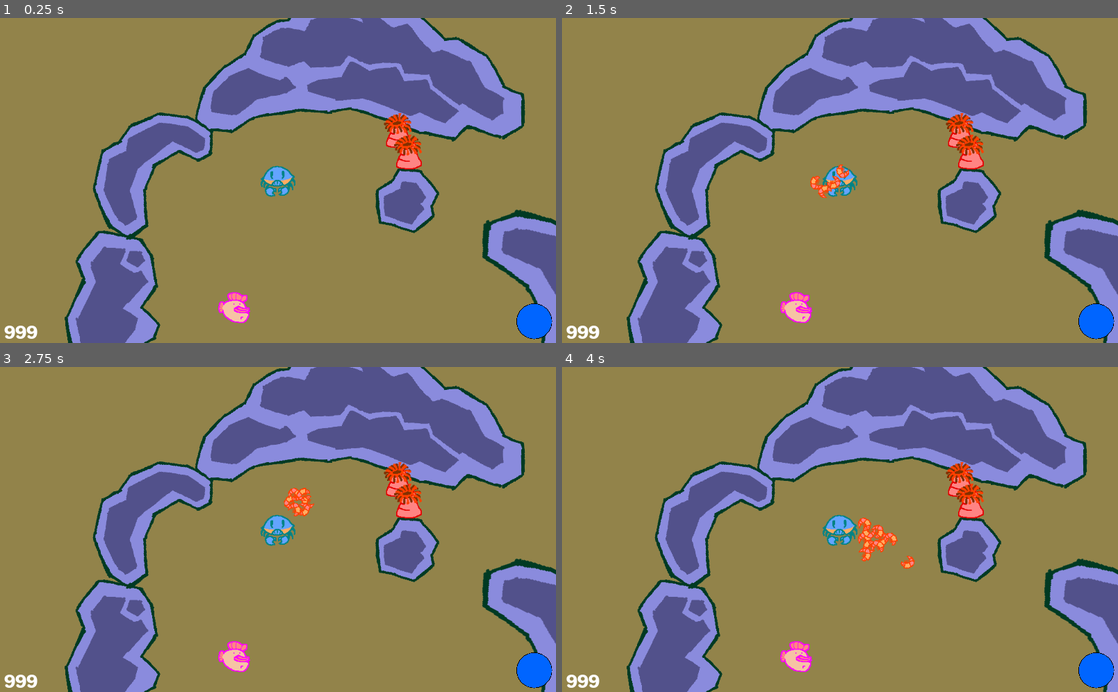
Above: before the commit, frames 1-4 (two rows, left to right).
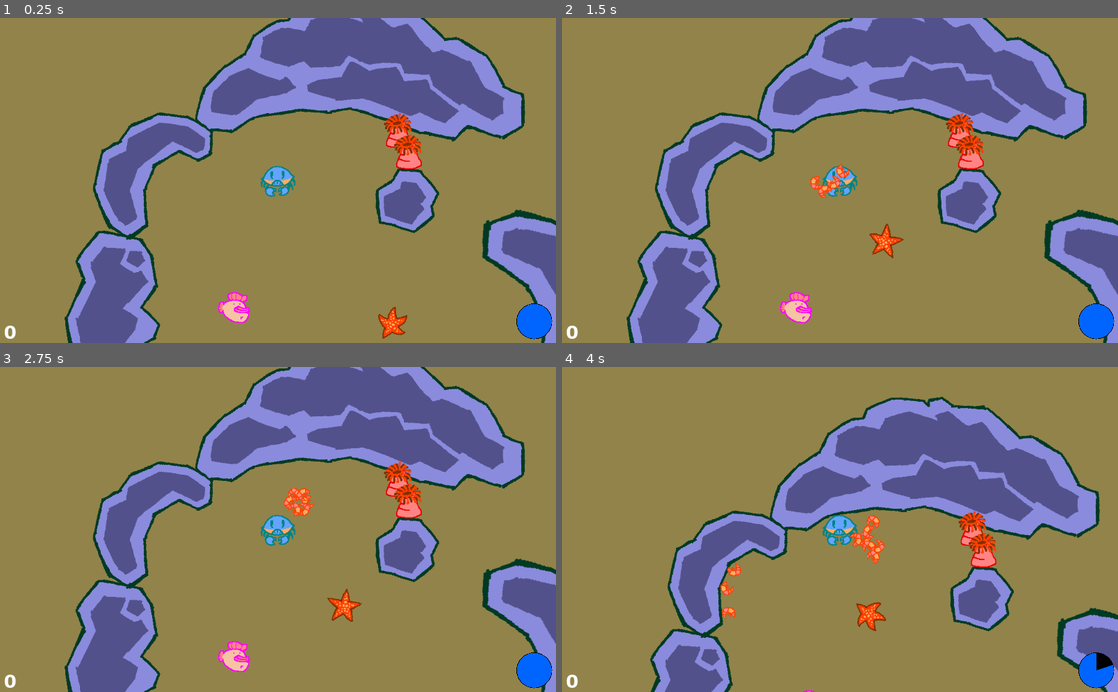
Above: after the commit, the same moments.

Repository: LightBoat9/GGJ2019
Game: Godot game, scene res://Levels/LevelTest.tscn
Same seed, same stepped clock (60 frames per second), same inputs: the game is played once before the commit and once after it.
Inputs (mouse positions are in pixels of both pictures, inside the frame that each line leads up to):
- Up to frame 1 (0.25 s): no input
- Up to frame 2 (1.5 s): tap Enter (ui_accept) at 0.5, 0.77 s; move the mouse to (962, 164) at 0.52 s; hold Right (ui_right) 0.53-1.28 s; click (962, 164) at 0.67 s; move the mouse to (728, 196) at 1.27 s; hold Down (ui_down) from 1.28 s (still down); click (728, 196) at 1.42 s
- Up to frame 3 (2.75 s): tap Enter (ui_accept) at 1.52 s; move the mouse to (333, 458) at 2.02 s; release Down (ui_down) at 2.03 s; hold Right (ui_right) from 2.03 s (still down); click (333, 458) at 2.17 s
- Up to frame 4 (4 s): move the mouse to (812, 594) at 2.77 s; release Right (ui_right) at 2.78 s; hold Up (ui_up) 2.78-3.53 s; click (812, 594) at 2.92 s; tap Enter (ui_accept) at 3.02, 3.77 s; move the mouse to (1006, 578) at 3.52 s; hold Left (ui_left) from 3.53 s (still down); click (1006, 578) at 3.67 s

The runs differ from the first frame. In frame 1, 0.4% of the frame differs, in the area x 0-74%, y 88-99%; in frame 2, 0.4%; in frame 3, 0.4%; in frame 4, 39%, in the area x 0-100%, y 0-100%.

Commit message:
Buncha Stuff

Diff:
--- a/Actors/Crab/Scripts/CustomDraw.gd
+++ b/Actors/Crab/Scripts/CustomDraw.gd
@@ -9,7 +9,7 @@
 		600/2 - (healthCircle_radius + healthCircle_padding)
 	)
 
-var score = 999 setget set_score
+var score = 0 setget set_score
 
 onready var crab = get_parent()
 
--- a/Actors/Crab/Scripts/ShrimpOrigin.gd
+++ b/Actors/Crab/Scripts/ShrimpOrigin.gd
@@ -106,7 +106,8 @@
 	if (shrimp.size()>=max_shrimp):
 		return
 
-	shrimp.append(thisShrimp)
+	if not thisShrimp in shrimp:
+		shrimp.append(thisShrimp)
 	thisShrimp.shrimp_cursor = self
 
 	if (shrimp.size()>=totalRingCapacity):
--- a/Actors/Enemies/goby/goby.gd
+++ b/Actors/Enemies/goby/goby.gd
@@ -152,7 +152,7 @@
 	if (index!=-1):
 		eatRange.remove(index)
 
-func _targetIsDead():
+func _targetIsDead(inst):
 	if (target != null && target.is_connected("ImDead",self,"_targetIsDead")):
 		target.disconnect("ImDead",self,"_targetIsDead")
 	target = null
--- /dev/null
+++ b/Actors/Enemies/starfish/Scripts/Float.gd
@@ -0,0 +1,49 @@
+extends Node
+
+var sprite1 = preload("res://Actors/Enemies/starfish/starfish1.png")
+var sprite2 = preload("res://Actors/Enemies/starfish/starfish2.png")
+
+onready var animate_timer = $AnimateTimer
+onready var rest_timer = $RestTimer
+onready var roam_timer = $RoamTimer
+
+var attack_range = 200
+var idle_range = 400
+
+var movespeed = 1
+var move_vector = Vector2()
+
+func state_entered():
+	animate_timer.start()
+	rest_timer.start()
+	roam_timer.start()
+	move_vector = Vector2(rand_range(0, 1), rand_range(0, 1))
+	get_parent().get_parent().set_collision_layer_bit(0, false)
+
+func state_exited():
+	animate_timer.stop()
+
+func state_process(delta):
+	if animate_timer.time_left == 0:
+		var star_sprite = get_parent().get_parent().get_node('Sprite')
+		if star_sprite.texture == sprite1:
+			star_sprite.texture = sprite2
+		else:
+			star_sprite.texture = sprite1
+		animate_timer.start()
+
+	if roam_timer.time_left == 0:
+		move_vector = Vector2(rand_range(0, 1), rand_range(0, 1))
+		roam_timer.start()
+
+	if rest_timer.time_left == 0:
+		for inst in get_tree().get_nodes_in_group('Players'):
+			if get_parent().get_parent().global_position.distance_to(inst.global_position) < attack_range:
+				get_parent().state = get_parent().States.SPIN
+
+func state_physics_process(delta):
+	get_parent().get_parent().get_node('Sprite').rotation += 0.05
+	var crab = get_tree().get_nodes_in_group('Crab')[0]
+	if crab:
+		if get_parent().get_parent().global_position.distance_to(crab.global_position) < idle_range:
+			get_parent().get_parent().move_and_slide(move_vector * movespeed / delta)
--- /dev/null
+++ b/Actors/Enemies/starfish/Scripts/Spin.gd
@@ -0,0 +1,41 @@
+extends Node
+
+var movespeed = 5
+
+var spin_angle = Vector2()
+onready var spin_timer = $SpinTimer
+
+func state_entered():
+	var closest_inst = get_tree().get_nodes_in_group('Players')[0]
+	for inst in get_tree().get_nodes_in_group('Players'):
+		if get_parent().get_parent().global_position.distance_to(inst.global_position) < get_parent().get_parent().global_position.distance_to(closest_inst.global_position):
+			closest_inst = inst
+
+	var angle = closest_inst.global_position.angle_to_point(get_parent().get_parent().global_position)
+	spin_angle = Vector2(cos(angle), sin(angle))
+	get_parent().get_parent().set_collision_layer_bit(0, true)
+
+	spin_timer.start()
+
+func state_process(delta):
+	if spin_timer.time_left == 0:
+		get_parent().state = get_parent().States.FLOAT
+
+func state_physics_process(delta):
+	get_parent().get_parent().get_node('Sprite').rotation += 0.25
+	get_parent().get_parent().move_and_slide(spin_angle * movespeed / delta)
+
+	if get_parent().get_parent().get_slide_count() > 0:
+		var col = get_parent().get_parent().get_slide_collision(get_parent().get_parent().get_slide_count() - 1)
+
+		if col.collider.is_in_group('Players'):
+
+			if (col.collider.is_in_group("Shrimp")):
+				col.collider.kockback(col.normal * -10, 0.5, 2)
+
+			if col.collider.is_in_group("Crab"):
+				col.collider.take_damage(1)
+				var angle = col.collider.global_position.angle_to_point(get_parent().get_parent().global_position)
+				var vangle = Vector2(cos(angle), sin(angle))
+				col.collider.knockback(vangle * 10, 0.2)
+				get_parent().state = get_parent().States.FLOAT
--- /dev/null
+++ b/Actors/Enemies/starfish/Scripts/Starfish.gd
@@ -0,0 +1,4 @@
+extends "res://Actors/Enemies/baseEnemy.gd"
+
+func _die():
+	pass
--- /dev/null
+++ b/Actors/Enemies/starfish/Scripts/StateMachine.gd
@@ -0,0 +1,27 @@
+extends Node
+
+enum States { FLOAT, SPIN }
+var state = States.FLOAT setget set_state
+
+onready var state_nodes = [
+	$Float,
+	$Spin
+	]
+
+func _ready():
+	set_state(States.SPIN)
+
+func set_state(value):
+	if state_nodes[state].has_method('state_exited'):
+		state_nodes[state].state_exited()
+	state = value
+	if state_nodes[state].has_method('state_entered'):
+		state_nodes[state].state_entered()
+
+func _process(delta):
+	if state_nodes[state].has_method('state_process'):
+		state_nodes[state].state_process(delta)
+
+func _physics_process(delta):
+	if state_nodes[state].has_method('state_physics_process'):
+		state_nodes[state].state_physics_process(delta)
--- /dev/null
+++ b/Actors/Enemies/starfish/Starfish.tscn
@@ -0,0 +1,69 @@
+[gd_scene load_steps=7 format=2]
+
+[ext_resource path="res://Actors/Enemies/starfish/Scripts/Starfish.gd" type="Script" id=1]
+[ext_resource path="res://Actors/Enemies/starfish/Scripts/StateMachine.gd" type="Script" id=2]
+[ext_resource path="res://Actors/Enemies/starfish/Scripts/Float.gd" type="Script" id=3]
+[ext_resource path="res://Actors/Enemies/starfish/Scripts/Spin.gd" type="Script" id=4]
+[ext_resource path="res://Actors/Enemies/starfish/starfish2.png" type="Texture" id=5]
+
+[sub_resource type="CircleShape2D" id=1]
+
+custom_solver_bias = 0.0
+radius = 16.0
+
+[node name="Starfish" type="KinematicBody2D"]
+
+input_pickable = false
+collision_layer = 3
+collision_mask = 1
+collision/safe_margin = 0.08
+script = ExtResource( 1 )
+_sections_unfolded = [ "Collision" ]
+
+[node name="StateMachine" type="Node" parent="." index="0"]
+
+script = ExtResource( 2 )
+
+[node name="Float" type="Node" parent="StateMachine" index="0"]
+
+script = ExtResource( 3 )
+
+[node name="AnimateTimer" type="Timer" parent="StateMachine/Float" index="0"]
+
+process_mode = 1
+wait_time = 0.5
+one_shot = true
+autostart = false
+
+[node name="RestTimer" type="Timer" parent="StateMachine/Float" index="1"]
+
+process_mode = 1
+wait_time = 2.0
+one_shot = true
+autostart = false
+
+[node name="RoamTimer" type="Timer" parent="StateMachine/Float" index="2"]
+
+process_mode = 1
+wait_time = 1.0
+one_shot = true
+autostart = false
+
+[node name="Spin" type="Node" parent="StateMachine" index="1"]
+
+script = ExtResource( 4 )
+
+[node name="SpinTimer" type="Timer" parent="StateMachine/Spin" index="0"]
+
+process_mode = 1
+wait_time = 1.0
+one_shot = true
+autostart = false
+
+[node name="Sprite" type="Sprite" parent="." index="1"]
+
+texture = ExtResource( 5 )
+
+[node name="CollisionShape2D" type="CollisionShape2D" parent="." index="2"]
+
+shape = SubResource( 1 )
--- a/Actors/Shrimp/Scripts/Shrimp.gd
+++ b/Actors/Shrimp/Scripts/Shrimp.gd
@@ -14,7 +14,7 @@
 var minSpin = 0.05
 var maxSpin = 0.25
 
-var swarmDamage = 0.1
+var swarmDamage = 0.02
 var launchDamage = 0.25
 
 var enemy_touching
@@ -29,6 +29,7 @@
 onready var attack_timer = $AttackTimer
 onready var knockback_timer = $KnockbackTimer
 onready var launch_timer = $LaunchTimer
+onready var stunned_timer = $StunnedTimer
 
 var launch_passed = false
 
@@ -45,23 +46,25 @@
 	minSpin += rand_range(-0.01,0.02)
 	maxSpin += rand_range(-0.05,0.05)
 
+
 func _process(delta):
 	if enemy_touching and attack_timer.time_left == 0 and Input.is_mouse_button_pressed(BUTTON_RIGHT):
-		var spawn = enemy_touching.shrimpInteract(swarmDamage)
-		if (spawn>0):
-			_spawn_shrimp(spawn)
+		if state != States.KNOCKBACK:
+			var spawn = enemy_touching.shrimpInteract(swarmDamage)
+			if (spawn>0):
+				_spawn_shrimp(spawn)
 
-		attack_timer.start()
-
-	if state == States.KNOCKBACK and knockback_timer.time_left == 0:
-		state = States.LAUNCHING
-		_return_to_cursor()
+			attack_timer.start()
 
 	var crab = get_tree().get_nodes_in_group("Crab")[0]
 	if crab and state == States.IDLE and not self in crab.get_node('ShrimpOrigin').shrimp:
 		if global_position.distance_to(crab.global_position) <= idle_pickup_distance:
 			state = States.DEFAULT
 			crab.get_node('ShrimpOrigin').add_shrimp_existing(self)
+
+	if state == States.KNOCKBACK and knockback_timer.time_left == 0 and stunned_timer.time_left == 0:
+		state = States.LAUNCHING
+		_return_to_cursor()
 
 func _physics_process(delta):
 	if (state == States.LAUNCHING):
@@ -77,7 +80,7 @@
 	if state != States.IDLE:
 		if state != States.KNOCKBACK:
 			move_and_slide(velocity/delta)
-		else:
+		elif knockback_timer.time_left > 0:
 			move_and_slide(knockback_velocity / delta)
 
 	if (state == States.LAUNCHING && get_slide_count()>0):
@@ -98,12 +101,16 @@
 	target_position = targ
 	update()
 
-func kockback(velocity, duration):
+func kockback(velocity, duration, stun_duration=0):
 	if state != States.KNOCKBACK:
 		state = States.KNOCKBACK
 		knockback_velocity = velocity
 		knockback_timer.wait_time = duration
 		knockback_timer.start()
+
+		if stun_duration > 0:
+			stunned_timer.wait_time = stun_duration
+			stunned_timer.start()
 
 		if (!launch_timer.is_stopped()):
 			launch_timer.stop()
@@ -114,8 +121,8 @@
 	inst.rotation = anglev.angle()
 	get_parent().add_child(inst)
 
-	emit_signal("ImDead")
-	#emit_signal("ImDead", self)
+	#emit_signal("ImDead")
+	emit_signal("ImDead", self)
 
 	if self in shrimp_cursor.shrimp:
 		shrimp_cursor.remove_shrimp(shrimp_cursor.shrimp.find(self))
--- a/Actors/Shrimp/Shrimp.tscn
+++ b/Actors/Shrimp/Shrimp.tscn
@@ -69,4 +69,11 @@
 one_shot = true
 autostart = false
 
+[node name="StunnedTimer" type="Timer" parent="." index="6"]
+
+process_mode = 1
+wait_time = 5.0
+one_shot = true
+autostart = false
+
 [connection signal="timeout" from="LaunchTimer" to="." method="_launch_timer_up"]
--- a/Levels/LevelTest.tscn
+++ b/Levels/LevelTest.tscn
@@ -7,6 +7,7 @@
 [ext_resource path="res://Actors/Crab/Crab.tscn" type="PackedScene" id=5]
 [ext_resource path="res://Actors/Enemies/goby/Goby.tscn" type="PackedScene" id=6]
 [ext_resource path="res://Actors/Enemies/Anemone.tscn" type="PackedScene" id=7]
+[ext_resource path="res://Actors/Enemies/starfish/Starfish.tscn" type="PackedScene" id=8]
 
 [node name="LevelTest" type="Node2D"]
 
@@ -46,7 +47,6 @@
 
 position = Vector2( 353.752, 20.2652 )
 rotation = 0.76429
-scale = Vector2( 1, 1 )
 
 [node name="beanRock" parent="Level Pieces" index="3" instance=ExtResource( 2 )]
 
@@ -57,7 +57,6 @@
 
 position = Vector2( 439.93, 174.973 )
 rotation = 0.532032
-scale = Vector2( 1, 1 )
 
 [node name="smallRock2" parent="Level Pieces" index="5" instance=ExtResource( 4 )]
 
@@ -81,3 +80,7 @@
 [node name="Anemone" parent="." index="5" instance=ExtResource( 7 )]
 
 position = Vector2( 441.938, 86.5882 )
+
+[node name="Starfish" parent="." index="6" instance=ExtResource( 8 )]
+
+position = Vector2( 459.358, 465.176 )
Not shown: 1 places in Levels/LevelTest.tscn that only renumber resources
